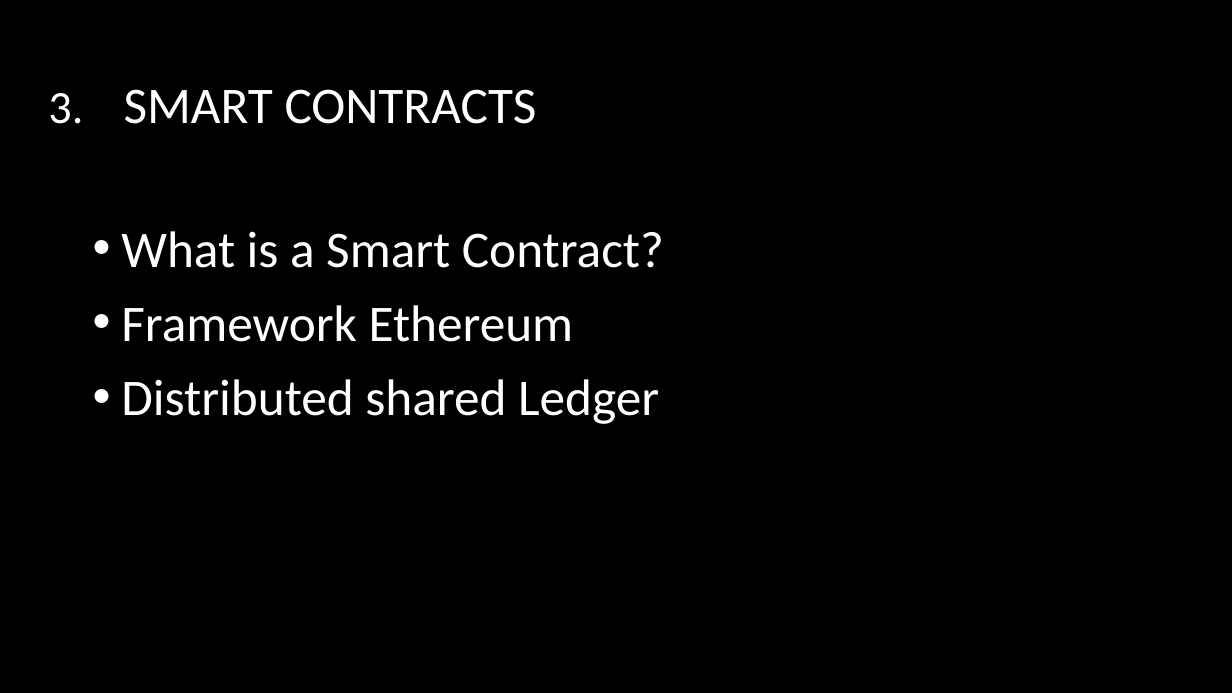
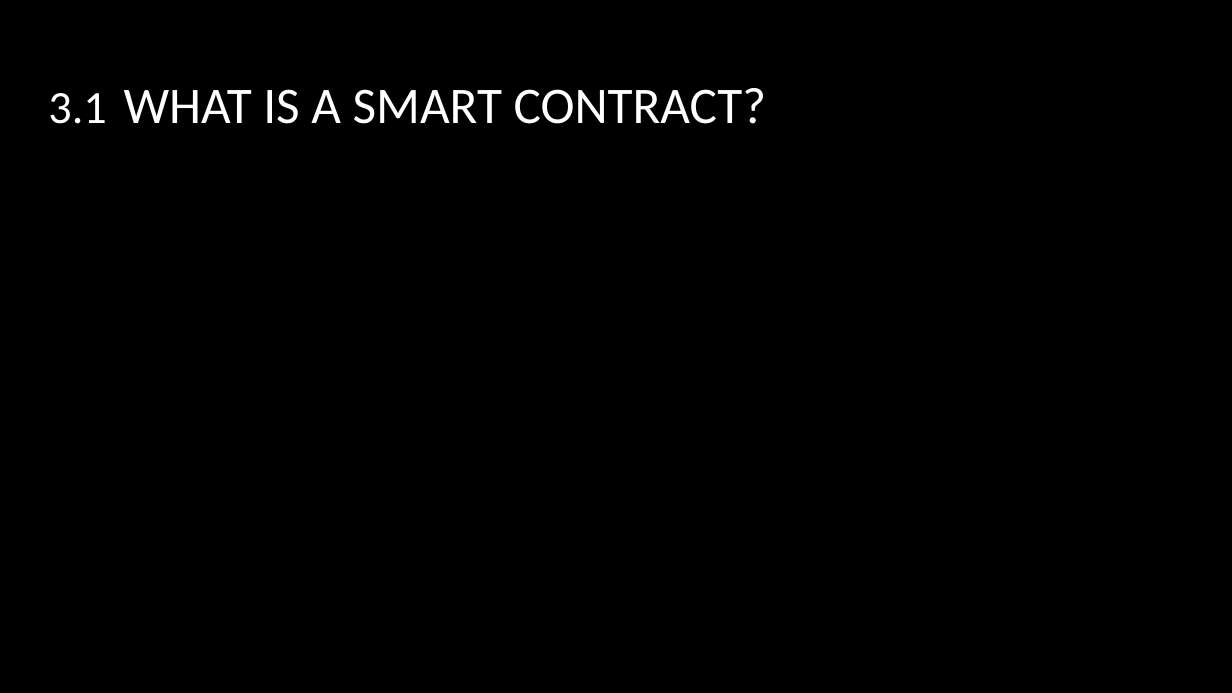
Before and after one commit to lucaspelloni2/SeminarSmartContracts, a slide deck: slide 17 of presentation_SC.pptx (slide 15 before the commit). Drawn at 1232x693 pixels with LibreOffice and Linux fonts; fonts in the diff are those of the drawing; background and template pictures are left out. Boxes give left, top, right and bottom in pixels: in the first picture for what was removed or moved away, otherwise in the second. Text is boxed around its words. In the diff, an @@ line names an element or a change of style, - is before the commit and + after.

```diff
--- a/presentation_SC.pptx
+++ b/presentation_SC.pptx
@@ title at bbox=[48, 88, 766, 124]: text changed @@
-3. SMART CONTRACTS
+3.1 WHAT IS A SMART CONTRACT?
@@ text removed at bbox=[121, 231, 664, 424] @@
-• What is a Smart Contract?
-• Framework Ethereum
-• Distributed shared Ledger
```
Also in this commit, not shown: 1 other slide changed, 2 slides added, 4 slides removed.
